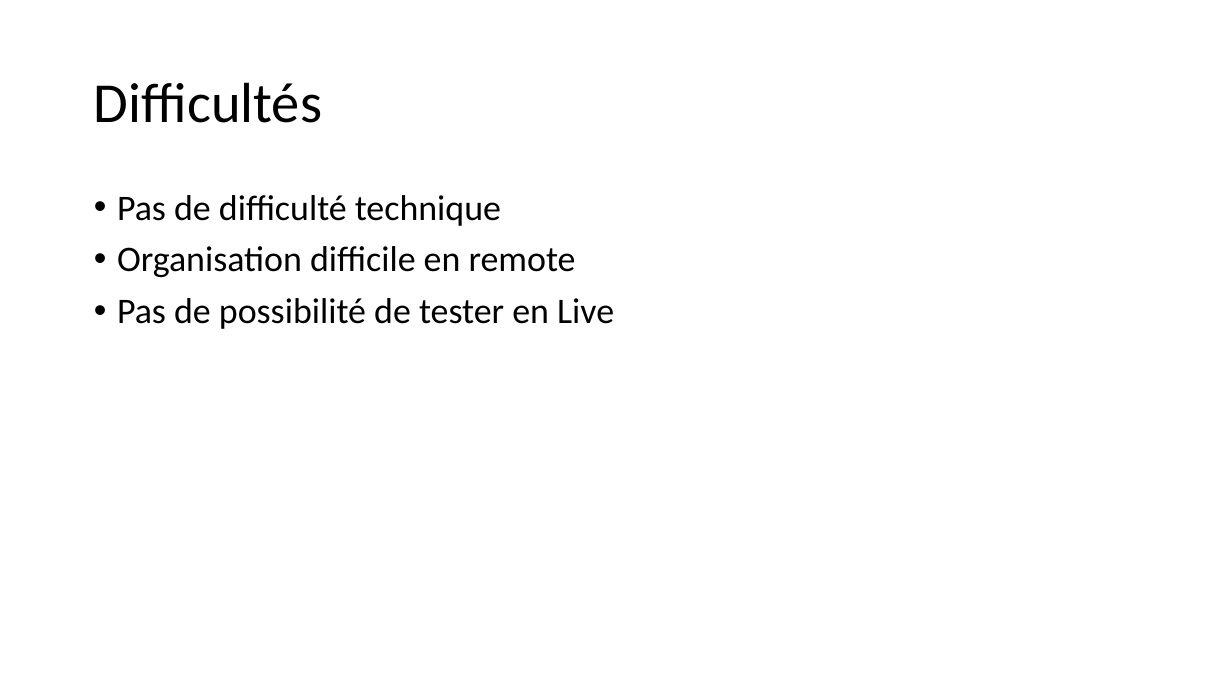
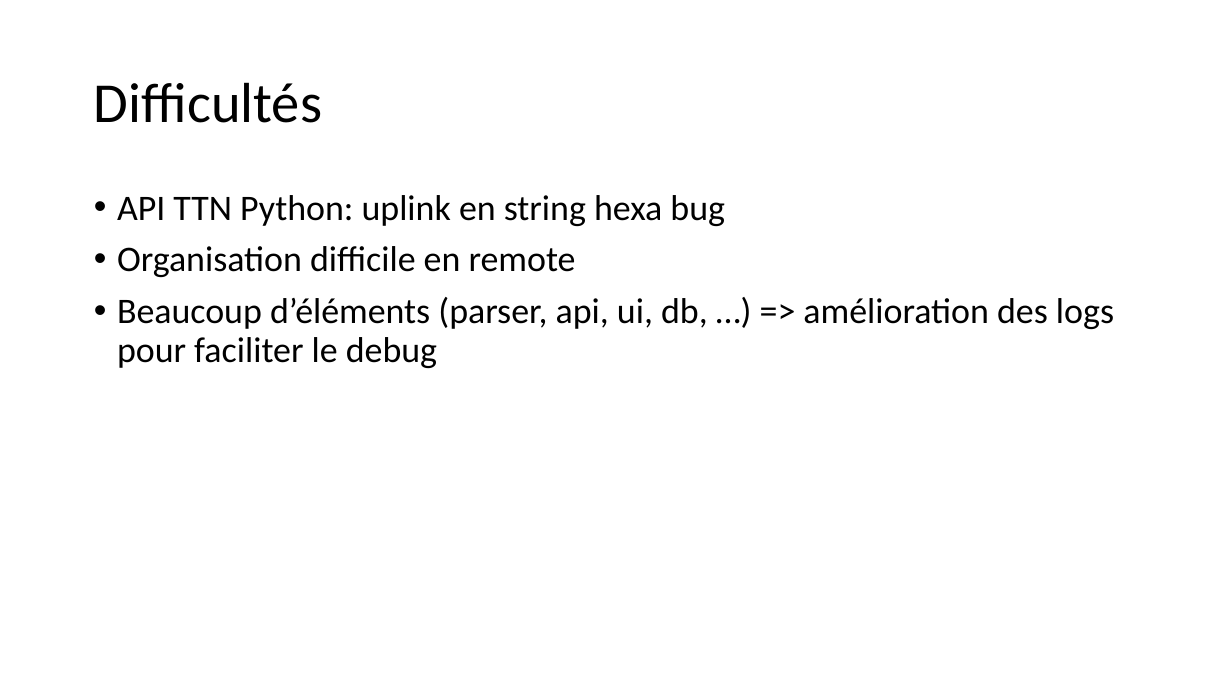
Before and after one commit to adrienbarth/Teaching-HEIGVD-IOT-2020-Project-Air-Quality, a slide deck: slide 4 of HEIGVD-VD IOT.pptx (slide 5 before the commit). Drawn at 1232x693 pixels with LibreOffice and Linux fonts; fonts in the diff are those of the drawing. Boxes give left, top, right and bottom in pixels: in the first picture for what was removed or moved away, otherwise in the second. Text is boxed around its words. In the diff, an @@ line names an element or a change of style, - is before the commit and + after.

```diff
--- a/HEIGVD-VD IOT.pptx
+++ b/HEIGVD-VD IOT.pptx
@@ text at <box>117,195,725,226</box>: text changed @@
-• Pas de difficulté technique
+• API TTN Python: uplink en string hexa bug
@@ text at <box>117,297,1114,368</box>: text changed @@
-• Pas de possibilité de tester en Live
+• Beaucoup d’éléments (parser, api, ui, db, …) => amélioration des logs pour faciliter le debug
```
Also in this commit, not shown: 4 other slides changed, 1 slide added, 1 slide removed, 1 other file.
